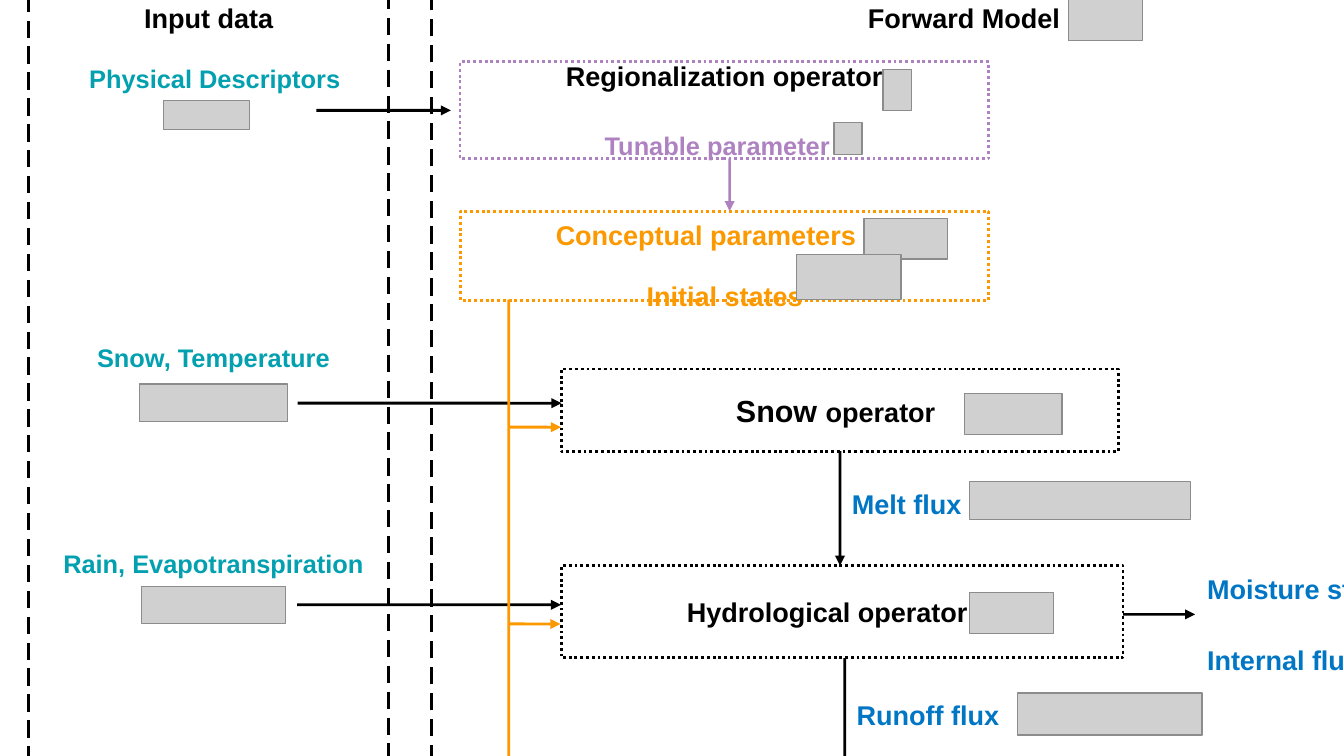
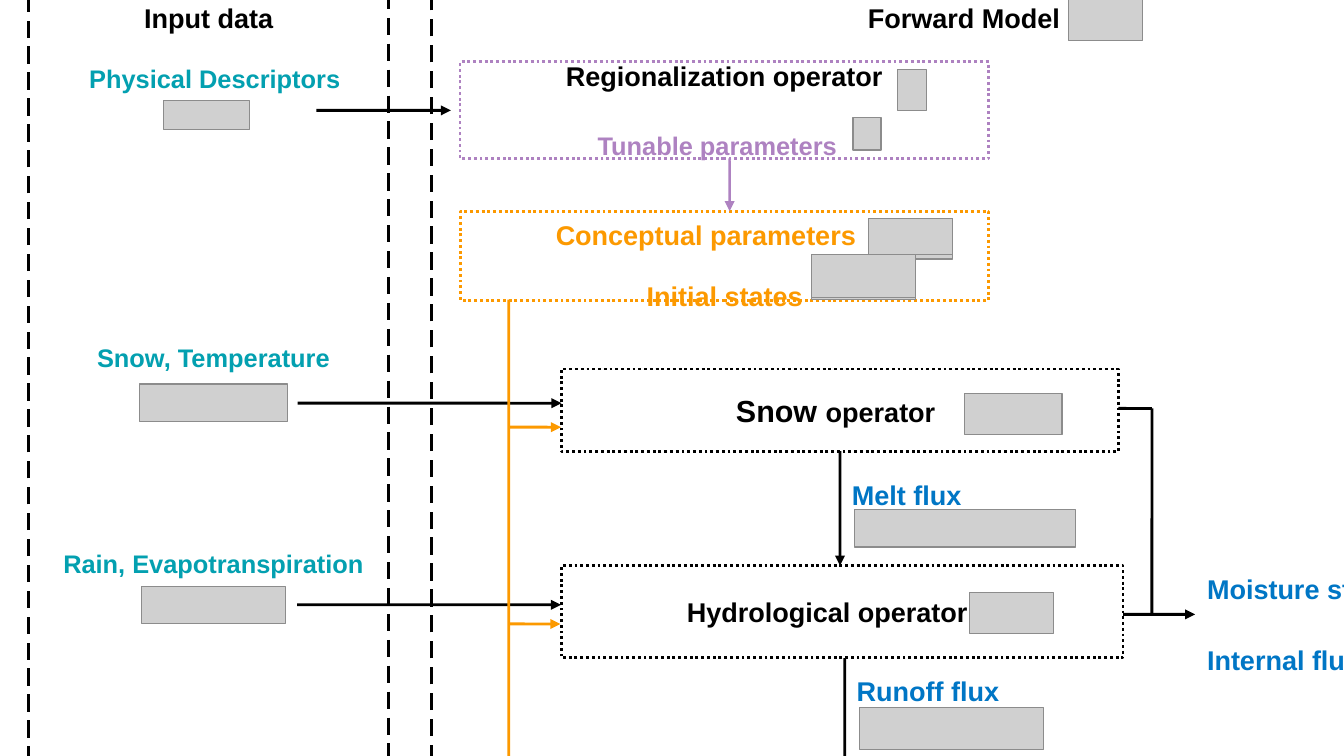
Before and after one commit to DassHydro/smash, a slide deck: slide 5 of doc/source/asset/smash_graphes_structures.odp. Drawn at 1344x756 pixels with LibreOffice and Linux fonts; fonts in the diff are those of the drawing; grey boxes stand for pictures; background and template pictures are left out. Boxes give left, top, right and bottom in pixels: in the first picture for what was removed or moved away, otherwise in the second. Text is boxed around its words. In the diff, an @@ line names an element or a change of style, - is before the commit and + after.

```diff
--- a/doc/source/asset/smash_graphes_structures.odp
+++ b/doc/source/asset/smash_graphes_structures.odp
@@ picture moved from (x1=883, y1=70, x2=912, y2=111) to (x1=898, y1=70, x2=927, y2=111) @@
@@ picture moved from (x1=834, y1=122, x2=862, y2=155) to (x1=854, y1=117, x2=882, y2=150) @@
@@ text in rectangle at (x1=598, y1=136, x2=837, y2=161): text changed @@
-Tunable parameter
+Tunable parameters
@@ picture moved from (x1=865, y1=218, x2=949, y2=259) to (x1=870, y1=218, x2=954, y2=259) @@
@@ picture added at (x1=870, y1=218, x2=954, y2=254) @@
@@ picture moved from (x1=798, y1=255, x2=903, y2=300) to (x1=811, y1=255, x2=916, y2=300) @@
@@ picture added at (x1=811, y1=255, x2=916, y2=288) @@
@@ picture added at (x1=811, y1=255, x2=916, y2=298) @@
@@ line added from (1118, 409) to (1153, 409), #000000 1.7 pt @@
@@ line added from (1153, 615) to (1153, 409), #000000 1.7 pt @@
@@ text "Melt flux" rewrapped from (x1=852, y1=494, x2=961, y2=515) to (x1=852, y1=485, x2=961, y2=510) @@
@@ picture moved from (x1=970, y1=482, x2=1190, y2=520) to (x1=855, y1=510, x2=1076, y2=548) @@
@@ text "Runoff flux" moved from (x1=857, y1=705, x2=999, y2=726) to (x1=857, y1=681, x2=999, y2=702) @@
@@ picture moved from (x1=1018, y1=693, x2=1203, y2=735) to (x1=860, y1=707, x2=1044, y2=750) @@
```
Also in this commit, not shown: 1 other slide changed, 7 other files.
